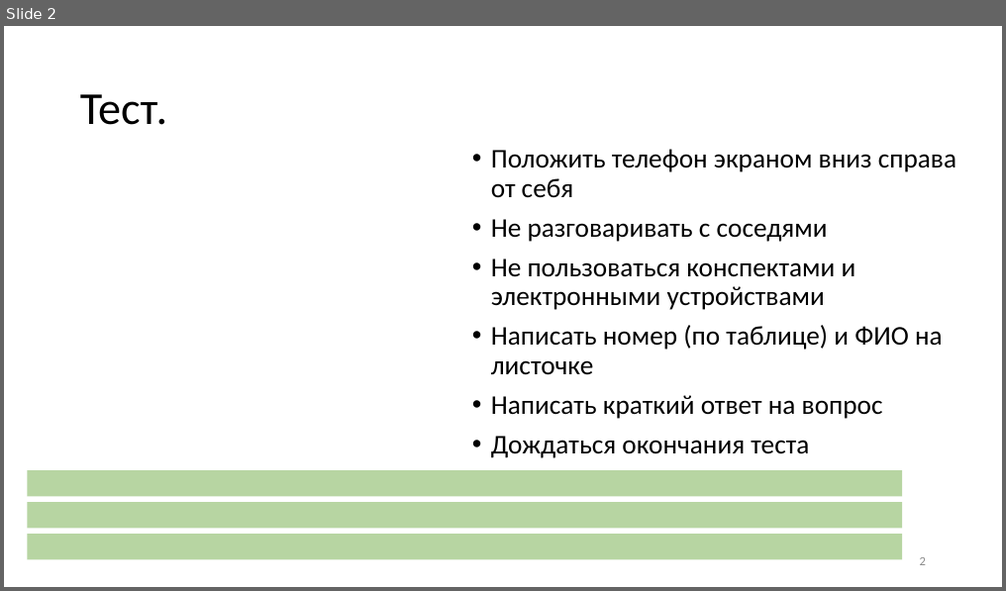
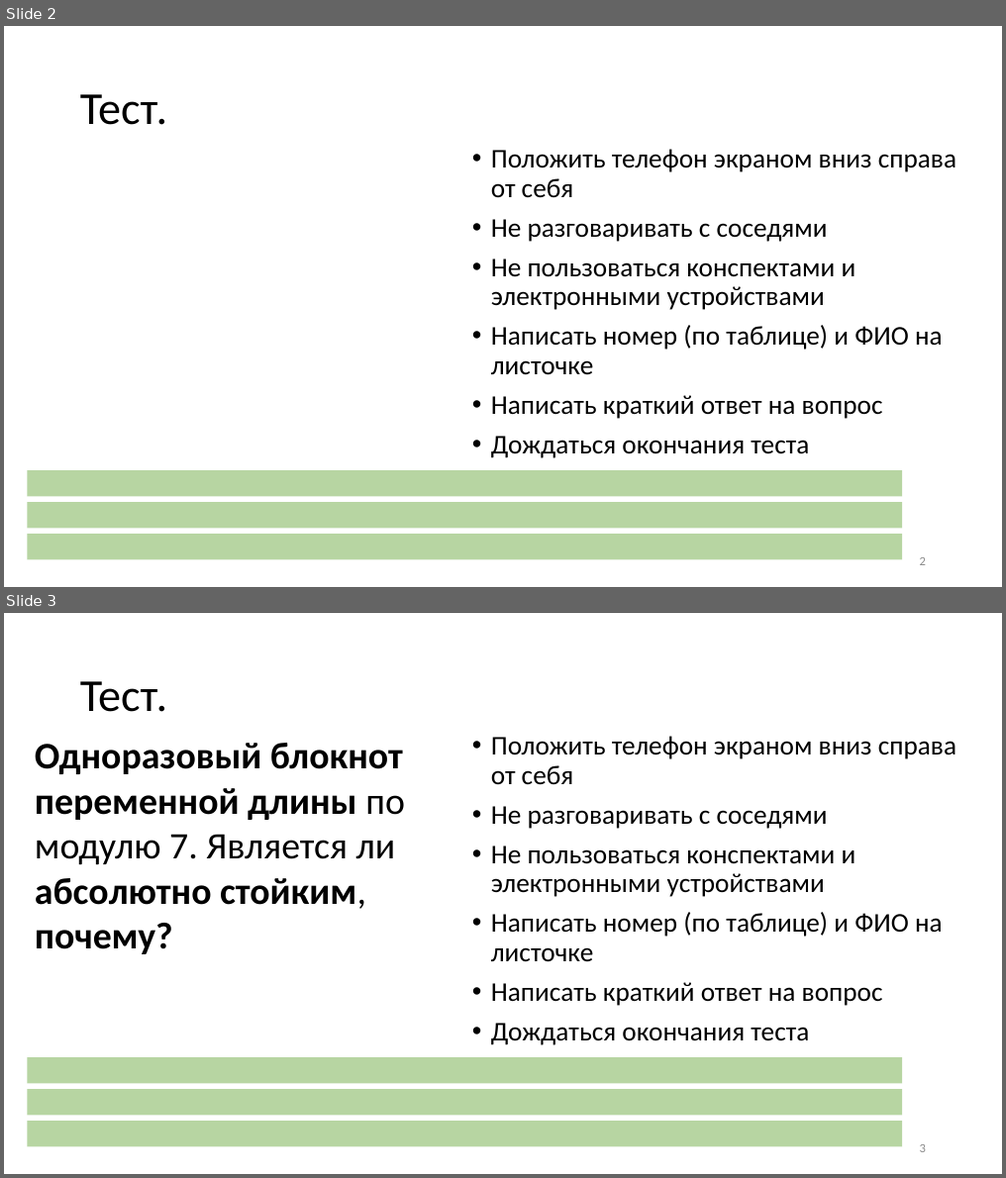
Before and after one commit to CryptoCourse/CryptoLectures, a slide deck: Lectures/Lecture1-b.pptx. Shown one above the other, each under a label of ours: slide 2 before the commit, slides 2 and 3 after it. The pictures are 1006x591 and 1006x1178 pixels, drawn with LibreOffice and Linux fonts; fonts in the diff are those of the drawing. Boxes give left, top, right and bottom in pixels: in the first picture for what was removed or moved away, otherwise in the second. Text is boxed around its words. In the diff, an @@ line names an element or a change of style, - is before the commit and + after.

```diff
--- a/Lectures/Lecture1-b.pptx
+++ b/Lectures/Lecture1-b.pptx
@@ slide 3 added at (4, 613, 1002, 1174), background #FFFFFF @@
@@ title added at (80, 681, 167, 712), 44 pt, text #000000 @@
+Тест.
@@ text added at (35, 743, 405, 955), 36 pt, text #000000, bold @@
+Одноразовый блокнот переменной длины по модулю 7. Является ли абсолютно стойким, почему?
@@ text added at (491, 736, 956, 1046), 26 pt, text #000000 @@
+• Положить телефон экраном вниз справа от себя
+• Не разговаривать с соседями
+• Не пользоваться конспектами и электронными устройствами
+• Написать номер (по таблице) и ФИО на листочке
+• Написать краткий ответ на вопрос
+• Дождаться окончания теста
@@ rectangle added at (27, 1058, 902, 1084), fill #70AD47 at 50% opacity @@
@@ rectangle added at (27, 1089, 902, 1115), fill #70AD47 at 50% opacity @@
@@ rectangle added at (27, 1121, 902, 1148), fill #70AD47 at 50% opacity @@
@@ page number added at (920, 1145, 926, 1153), 12 pt, text #8C8C8C @@
+3
```
Also in this commit, not shown: 3 slides changed, 4 other slides added, 3 other files.
